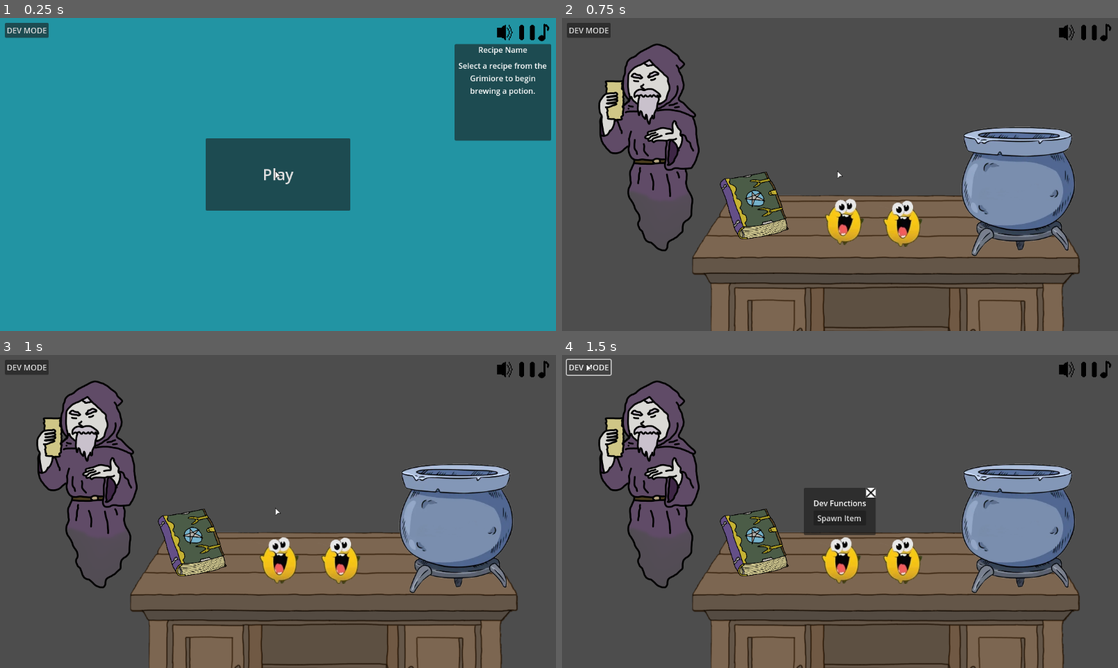
Above: before the commit, frames 1-4 (two rows, left to right).
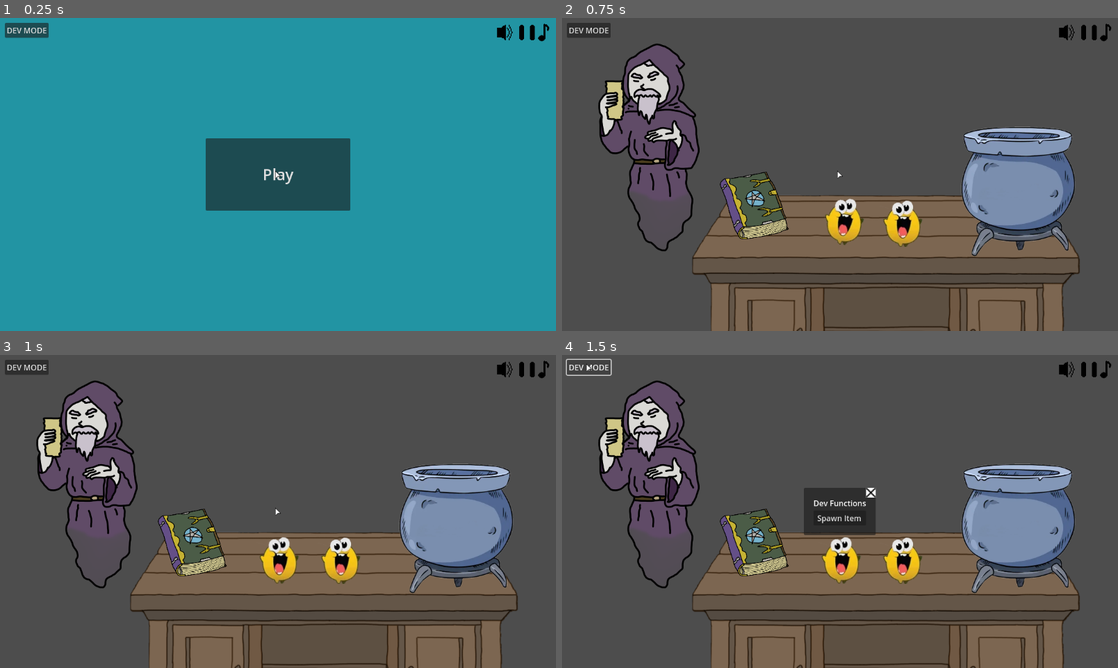
Above: after the commit, the same moments.

Repository: SanchotEm/intern_of_alchemist
Game: Godot game, scene res://Base/main.tscn
Two runs of this game, one before a commit and one after it. Both use one fixed random seed, a clock stepped at 60 frames per second and the inputs below.
Inputs:
- Up to frame 1 (0.25 s): no input
- Up to frame 2 (0.75 s): click "Play" at 0.5 s
- Up to frame 3 (1 s): no input
- Up to frame 4 (1.5 s): click "DEV MODE" at 1.25 s

The runs differ from the first frame. In frame 1, 5.4% of the frame differs, in the area x 81-100%, y 8-40%; in frame 2, nothing differs; in frame 3, nothing differs; in frame 4, nothing differs.

Commit message:
small fixes
just lining up the two branches, should be stable now.

Diff:
--- a/Base/main.tscn
+++ b/Base/main.tscn
@@ -27,9 +27,10 @@
 [ext_resource type="Texture2D" uid="uid://bcwmfvlut2sau" path="res://Resources/Icons/MusicIconSprite-0004.png" id="14_oqvj5"]
 [ext_resource type="Texture2D" uid="uid://b6cdhvw3ftbos" path="res://Resources/Scrolls/wide.png" id="15_7ly7r"]
 [ext_resource type="Script" uid="uid://r0wv7h8mkyxp" path="res://Base/DevModeCenterContainer.gd" id="24_4dgd5"]
-[ext_resource type="Script" uid="uid://d0g825kmk3g7u" path="res://UI/SelectedRecipePanelContainer.gd" id="27_l6o11"]
-[ext_resource type="Script" uid="uid://g3trio6l0800" path="res://UI/MainMenu.gd" id="27_l6o11"]
-
+[ext_resource type="Script" path="res://UI/MainMenu.gd" id="27_l6o11"]
+
+[sub_resource type="StyleBoxFlat" id="StyleBoxFlat_7nedf"]
+bg_color = Color(0.298075, 0.298075, 0.298074, 1)
 
 [sub_resource type="AudioStreamPolyphonic" id="AudioStreamPolyphonic_6c3lq"]
 
@@ -43,9 +44,6 @@
 
 [sub_resource type="RectangleShape2D" id="RectangleShape2D_wxmdi"]
 size = Vector2(408.571, 400)
-
-[sub_resource type="StyleBoxFlat" id="StyleBoxFlat_7nedf"]
-bg_color = Color(0.298075, 0.298075, 0.298074, 1)
 
 [node name="main" type="Node2D"]
 script = ExtResource("1_hljll")
@@ -250,10 +248,8 @@
 
 [node name="VolumeSlidersHBoxContainer" type="HBoxContainer" parent="UI/TopBarUIMarginContainer/VBoxContainer/TopBarUIContainer/VolumeControl/VolumeButton/VBoxContainer"]
 unique_name_in_owner = true
-
 visible = false
 z_index = 1
-
 layout_mode = 2
 size_flags_horizontal = 4
 mouse_filter = 2
@@ -473,8 +469,8 @@
 layout_mode = 2
 text = "Spawn Item"
 
-
 [node name="SelectedRecipePanelContainer" type="PanelContainer" parent="UI"]
+visible = false
 custom_minimum_size = Vector2(200, 200)
 offset_left = 942.0
 offset_top = 54.0
@@ -602,5 +598,4 @@
 
 [node name="CustomCursor" parent="." instance=ExtResource("2_ay008")]
 
-
 [connection signal="input_event" from="Level/Grimoire-placeholder/Area2D" to="Level/Grimoire-placeholder" method="_on_area_2d_input_event"]
Not shown: 1 places in Base/main.tscn that only renumber resources
